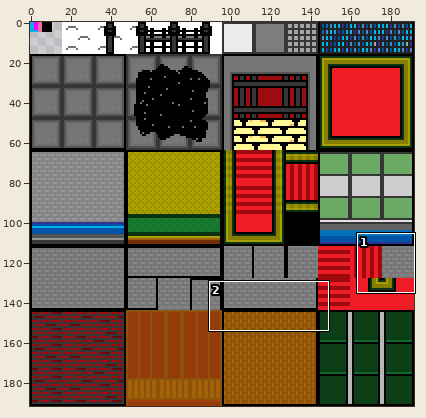
Sprite sheet: sprites/sTilesFacility/70a61898-72d7-4998-96f5-25572b3321ad.png. Above: a wide view before the commit, with the close-up outlined.
Close-up. Old version:
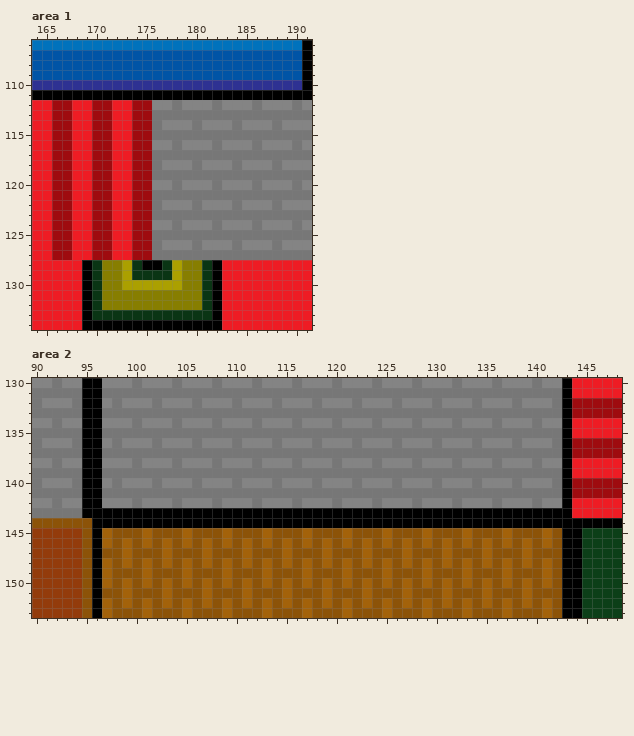
The file is 192x192 pixels. Colours within 5 levels of each other are drawn and written as one. Shown: area 1: x 164..191, y 106..134; area 2: x 90..148, y 130..153.
After:
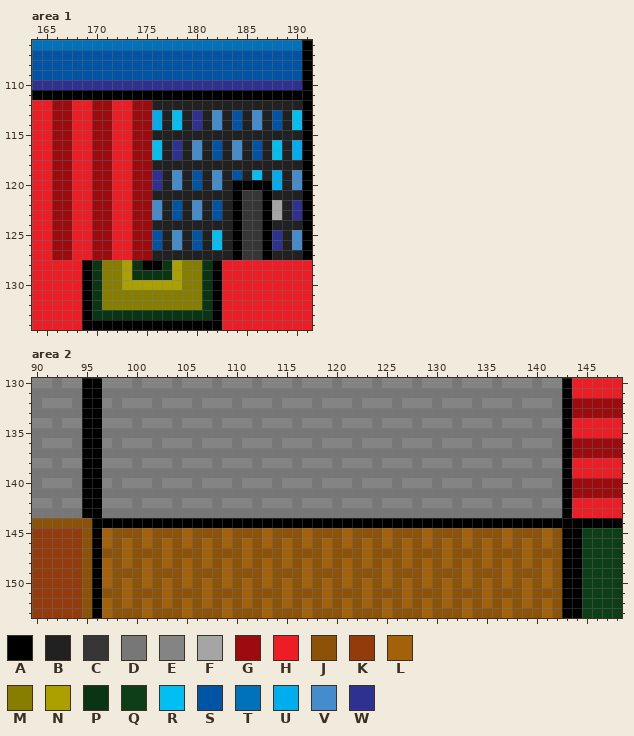
Palette (. is transparent): A #000000  B #212121  C #363636  D #777777  E #848484  F #a5a5a5  G #9e0b0f  H #ee1c24  J #8c5308  K #933b0b  L #a3620a  M #877e00  N #aba000  P #0a3514  Q #0c3f18  R #00bff3  S #0054a6  T #0072bc  U #00aef0  V #448ccb  W #2e3192
From old to new:
Changed rows in their new state; - is an unchanged pixel.
Area 1:
first column x 176:
112 BBBBBBBBBBBBBBBA
113 UBRBWBVBSBVBSBRA
114 UBRBWBVBSBVBSBRA
115 BBBBBBBBBBBBBBBA
116 RBWBVBSBVBSBRBUA
117 RBWBVBSBVBSBRBUA
118 BBBBBBBBBBBBBBBA
119 WBVBSBVBSBRBUBVA
120 WBVBSBVBAAAAUBVA
121 BBBBBBBBACCABBBA
122 VBSBVBSBACCAFBWA
123 VBSBVBSBACCAFBWA
124 BBBBBBBBACCABBBA
125 SBVBSBRBACCAWBVA
126 SBVBSBRBACCAWBVA
127 BBBBBBBBACCABBBA
Area 2:
first column x 97:
143 DDDDDDDDDDDDDDDDDDDDDDDDDDDDDDDDDDDDDDDDDDDDDD
Pixel boxes of the changes (left, top, right, bottom) in both close-ups:
changed: (152, 100, 312, 260)
changed: (102, 508, 562, 518)
